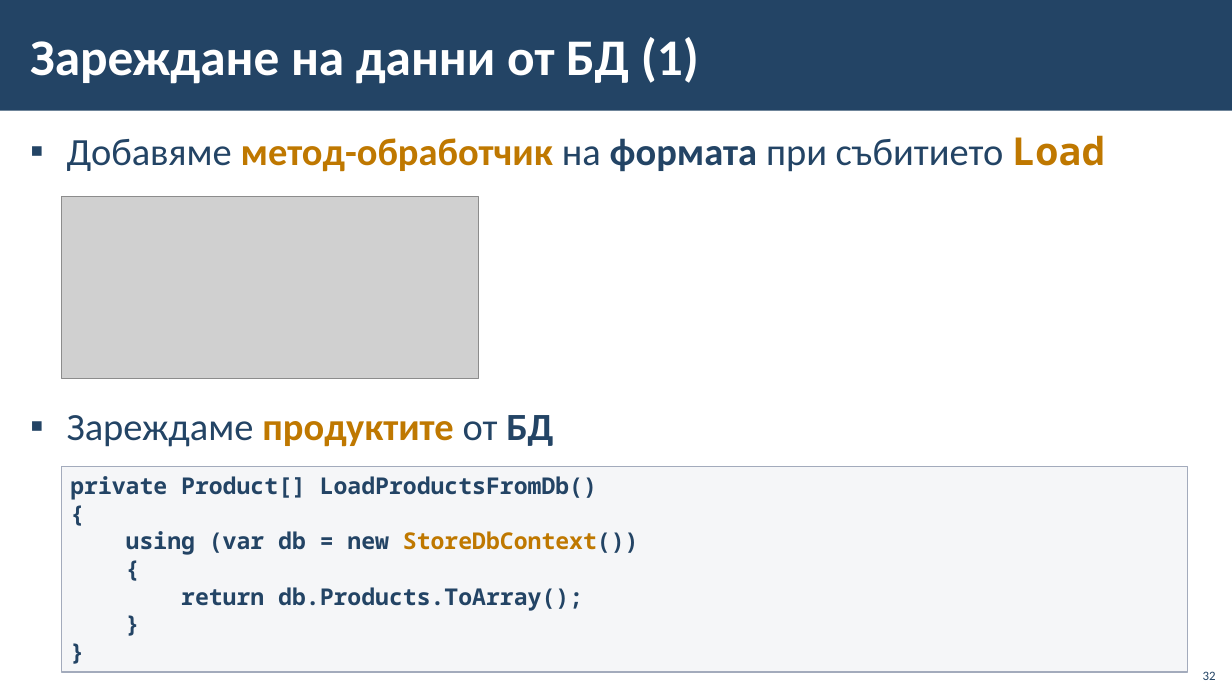
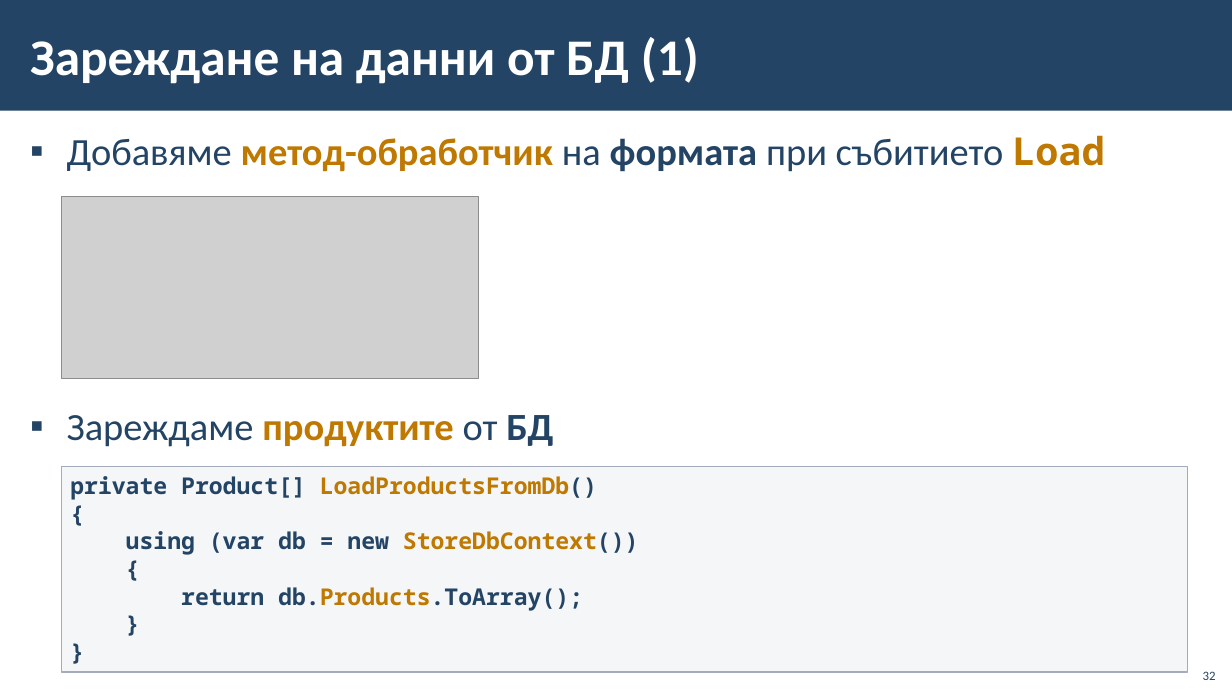
Before and after one commit to BG-IT-Edu/School-Programming, a slide deck: slide 32 of Courses/Software-Sciences/Module-4-Information-Systems-New/05-Connecting-Windows-Forms-with-database/05-Connecting-Windows-Forms-with-database.pptx. Drawn at 1232x693 pixels with LibreOffice and Linux fonts; fonts in the diff are those of the drawing; grey boxes stand for pictures; background and template pictures are left out. Boxes give left, top, right and bottom in pixels: in the first picture for what was removed or moved away, otherwise in the second. Text is boxed around its words. In the diff, an @@ line names an element or a change of style, - is before the commit and + after.

```diff
--- a/Courses/Software-Sciences/Module-4-Information-Systems-New/05-Connecting-Windows-Forms-with-database/05-Connecting-Windows-Forms-with-database.pptx
+++ b/Courses/Software-Sciences/Module-4-Information-Systems-New/05-Connecting-Windows-Forms-with-database/05-Connecting-Windows-Forms-with-database.pptx
@@ text in rectangle at box(70, 476, 597, 610): text colour #234465 to #BF7800 in "LoadProductsFromDb()", "db.Products.ToArray();" @@
```
Also in this commit, not shown: 1 other slide changed.
